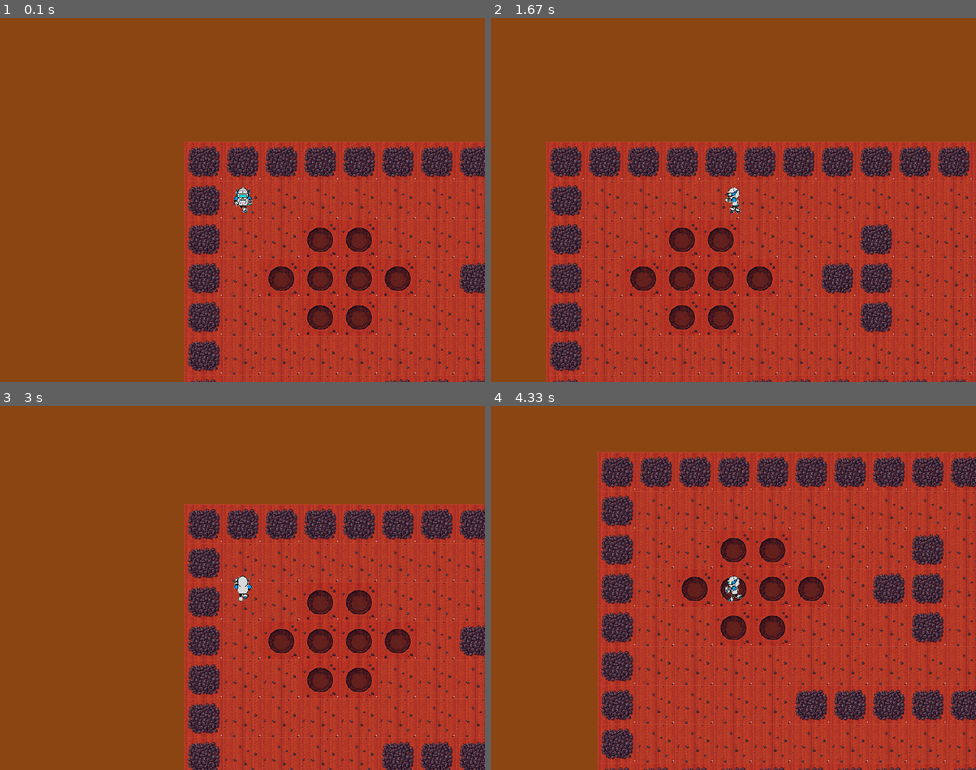
Above: before the commit, frames 1-4 (two rows, left to right).
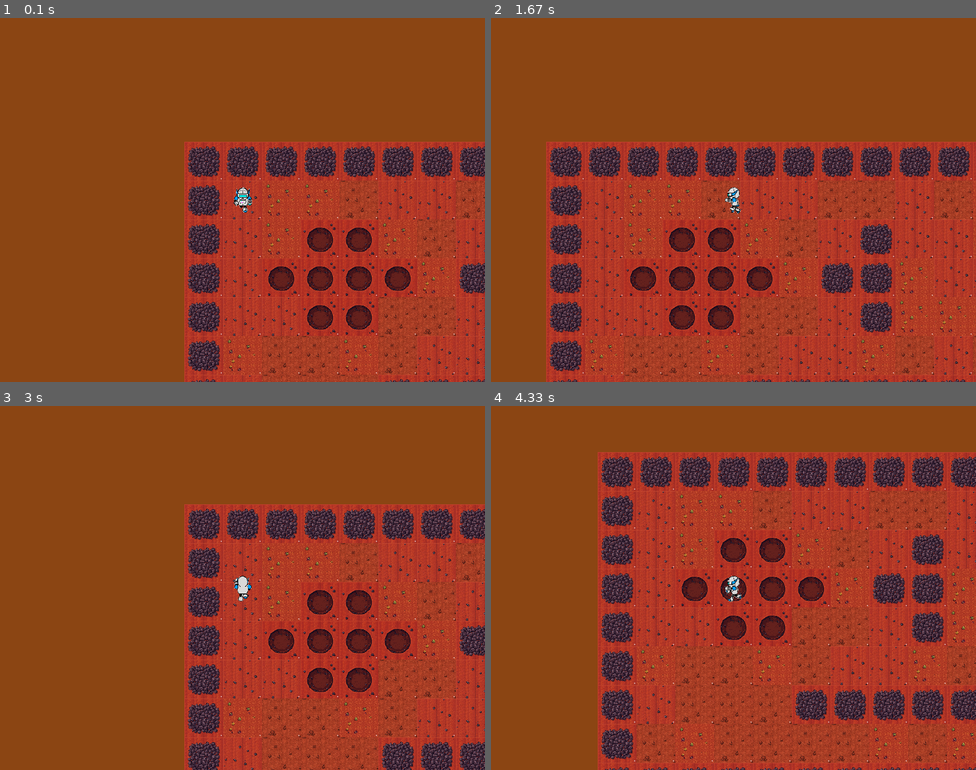
Above: after the commit, the same moments.

Repository: abigailtsoi/pygame_trial
Game: pygame game, started from main.py
Two runs of this game, one before a commit and one after it. Both use one fixed random seed, a clock stepped at 60 frames per second and the inputs below.
Inputs:
- Up to frame 1 (0.1 s): no input
- Up to frame 2 (1.67 s): hold Right 0.33-0.8 s; hold Right 0.83-1.3 s; hold Left from 1.33 s (still down)
- Up to frame 3 (3 s): release Left at 1.87 s; hold Down 1.9-2.2 s; hold Left 2.23-2.63 s; hold Up from 2.67 s (still down)
- Up to frame 4 (4.33 s): release Up at 3.03 s; hold Right 3.07-3.7 s; hold Down 3.73-4.1 s; hold Left from 4.13 s (still down)

The runs differ from the first frame. In frame 1, 3.7% of the frame differs, in the area x 46-100%, y 44-100%; in frame 2, 5.4%; in frame 3, 4.3%; in frame 4, 7.7%, in the area x 30-100%, y 23-98%.

Commit message:
make sand texture more diverse

Diff:
--- a/main.py
+++ b/main.py
@@ -132,22 +132,42 @@
     clock = pygame.time.Clock()
 
     # Load assets or create placeholders
+    import random
     try:
-           sand_tile = pygame.image.load('assets/sand.png').convert()
-           sand_tile = pygame.transform.scale(sand_tile, (RENDER_SIZE, RENDER_SIZE))
-           rock_tile = pygame.image.load('assets/rocks.png').convert()
-           rock_tile = pygame.transform.scale(rock_tile, (RENDER_SIZE, RENDER_SIZE))
-           crater_tile = pygame.image.load('assets/crater.png').convert()
-           crater_tile = pygame.transform.scale(crater_tile, (RENDER_SIZE, RENDER_SIZE))
+        sand_tile_images = []
+        for sand_img in ['sand-bushes.png', 'sand-line.png', 'sand-rocks.png']:
+            img = pygame.image.load(f'assets/{sand_img}').convert()
+            img = pygame.transform.scale(img, (RENDER_SIZE, RENDER_SIZE))
+            sand_tile_images.append(img)
+        rock_tile = pygame.image.load('assets/rocks.png').convert()
+        rock_tile = pygame.transform.scale(rock_tile, (RENDER_SIZE, RENDER_SIZE))
+        crater_tile = pygame.image.load('assets/crater.png').convert()
+        crater_tile = pygame.transform.scale(crater_tile, (RENDER_SIZE, RENDER_SIZE))
     except pygame.error:
-        sand_tile = pygame.Surface((TILE_SIZE, TILE_SIZE))
-        sand_tile.fill((194, 178, 128))
+        sand_tile_images = []
+        for _ in range(3):
+            surf = pygame.Surface((TILE_SIZE, TILE_SIZE))
+            surf.fill((194, 178, 128))
+            sand_tile_images.append(surf)
         rock_tile = pygame.Surface((TILE_SIZE, TILE_SIZE))
         rock_tile.fill((112, 128, 144))
         crater_tile = pygame.Surface((TILE_SIZE, TILE_SIZE))
         crater_tile.fill((160, 82, 45))
-
-    tile_images = {0: sand_tile, 1: rock_tile, 2: crater_tile}
+    # Precompute tile images for each map location so sand tiles don't change every frame
+    map_tile_images = []
+    for row in GAME_MAP:
+        map_row = []
+        for tile in row:
+            if tile == 0:
+                img = random.choice(sand_tile_images)
+            elif tile == 1:
+                img = rock_tile
+            elif tile == 2:
+                img = crater_tile
+            else:
+                img = pygame.Surface((RENDER_SIZE, RENDER_SIZE))
+            map_row.append(img)
+        map_tile_images.append(map_row)
 
     # Find a sand tile to spawn the player
     spawn_x, spawn_y = None, None
@@ -185,7 +205,7 @@
                 x = col_index * RENDER_SIZE
                 y = row_index * RENDER_SIZE
                 tile_rect = pygame.Rect(x, y, RENDER_SIZE, RENDER_SIZE)
-                screen.blit(tile_images[tile], tile_rect.move(camera.camera.topleft))
+                screen.blit(map_tile_images[row_index][col_index], tile_rect.move(camera.camera.topleft))
 
         # Draw the player
         screen.blit(player.image, camera.apply(player))
Binary file added: assets/gold.png
Binary file added: assets/sand-bushes.png
Renamed: assets/sand.png -> assets/sand-line.png
Binary file added: assets/sand-rocks.png
